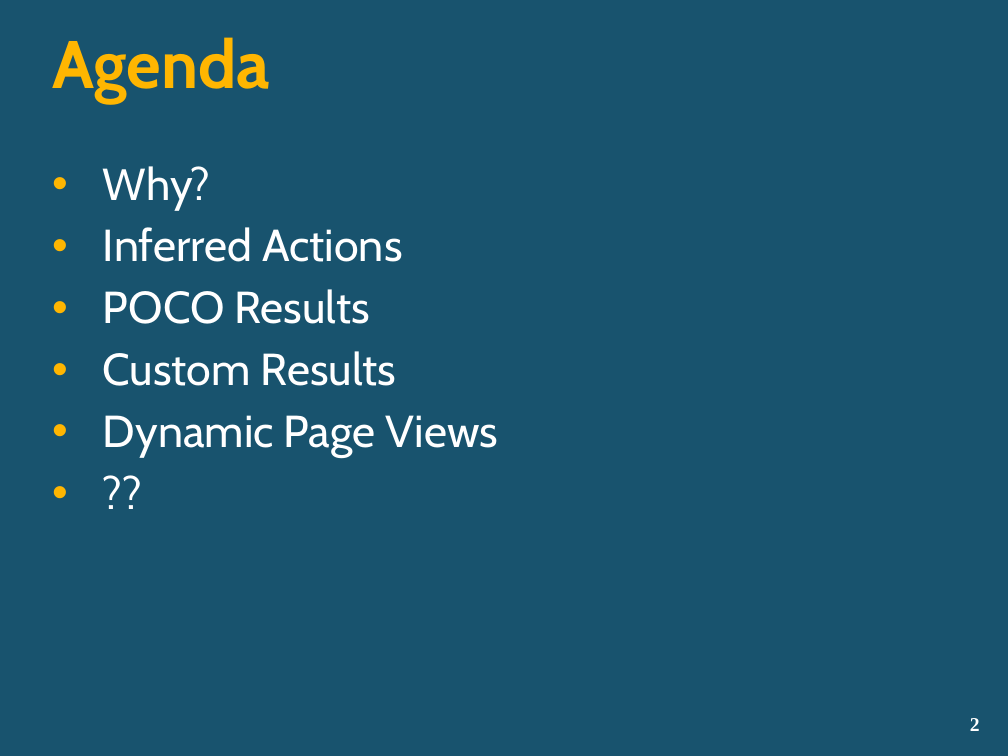
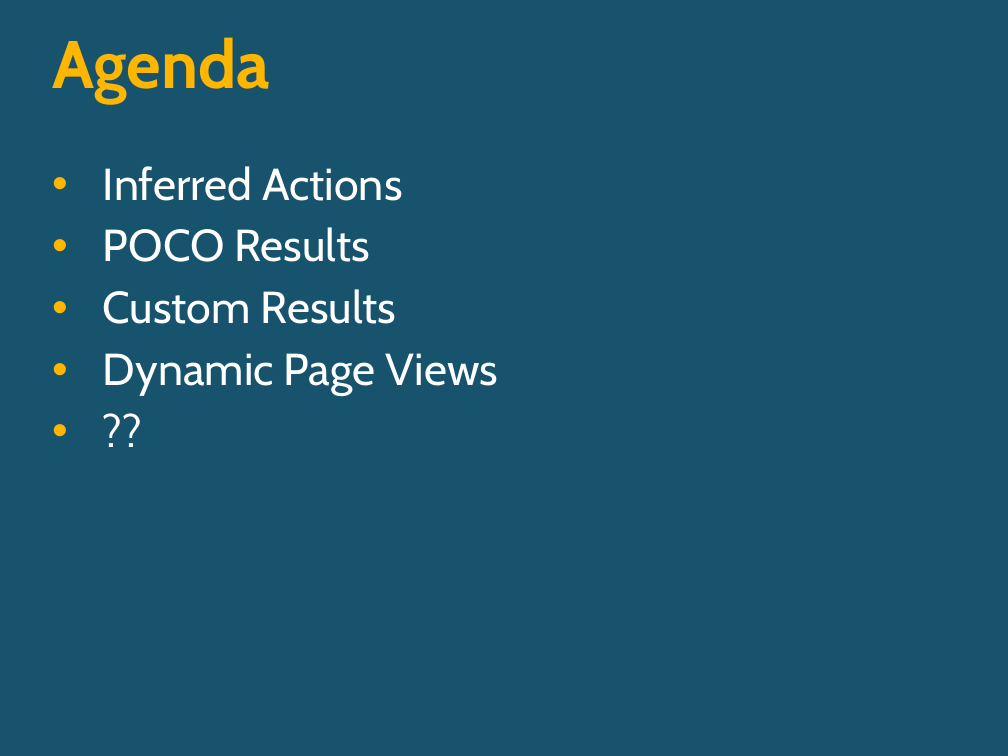
Before and after one commit to lozanotek/advancedmvc, a slide deck: slide 4 of slides/AdvancedMvc.pptx (slide 2 before the commit). Drawn at 1008x756 pixels with LibreOffice and Linux fonts; fonts in the diff are those of the drawing; background and template pictures are left out. Boxes give left, top, right and bottom in pixels: in the first picture for what was removed or moved away, otherwise in the second. Text is boxed around its words. In the diff, an @@ line names an element or a change of style, - is before the commit and + after.

```diff
--- a/slides/AdvancedMvc.pptx
+++ b/slides/AdvancedMvc.pptx
@@ text at <box>103,166,210,210</box>: paragraph removed @@
-• Why?
@@ page number removed at <box>970,718,980,731</box> @@
-2
```
Also in this commit, not shown: 3 other slides changed, 3 slides added.
